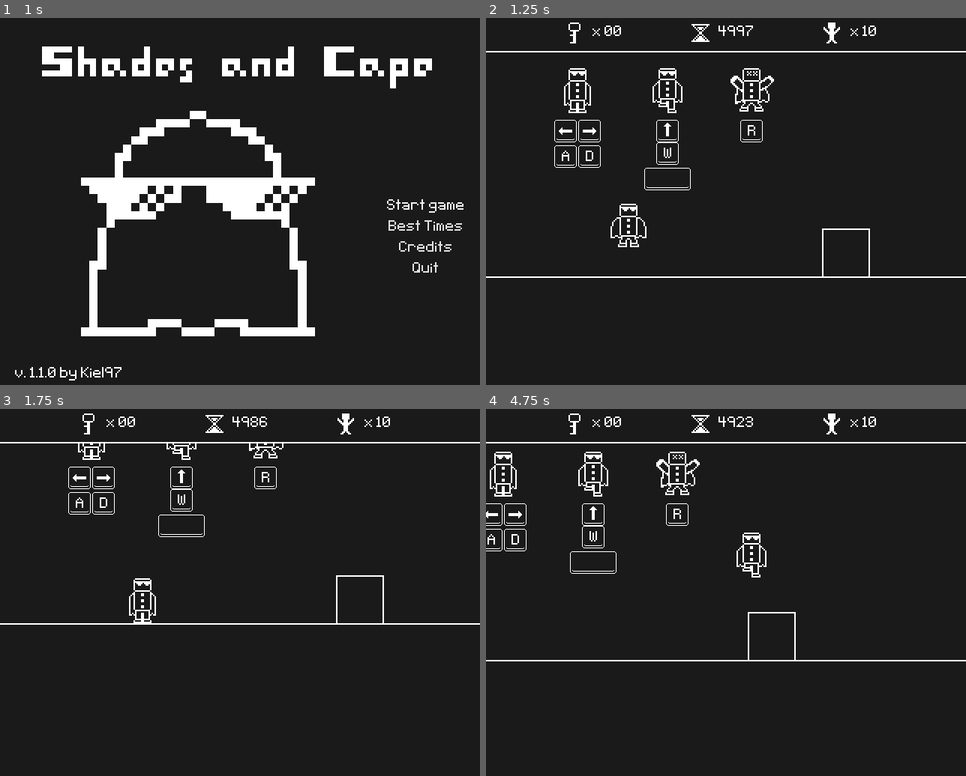
Above: before the commit, frames 1-4 (two rows, left to right).
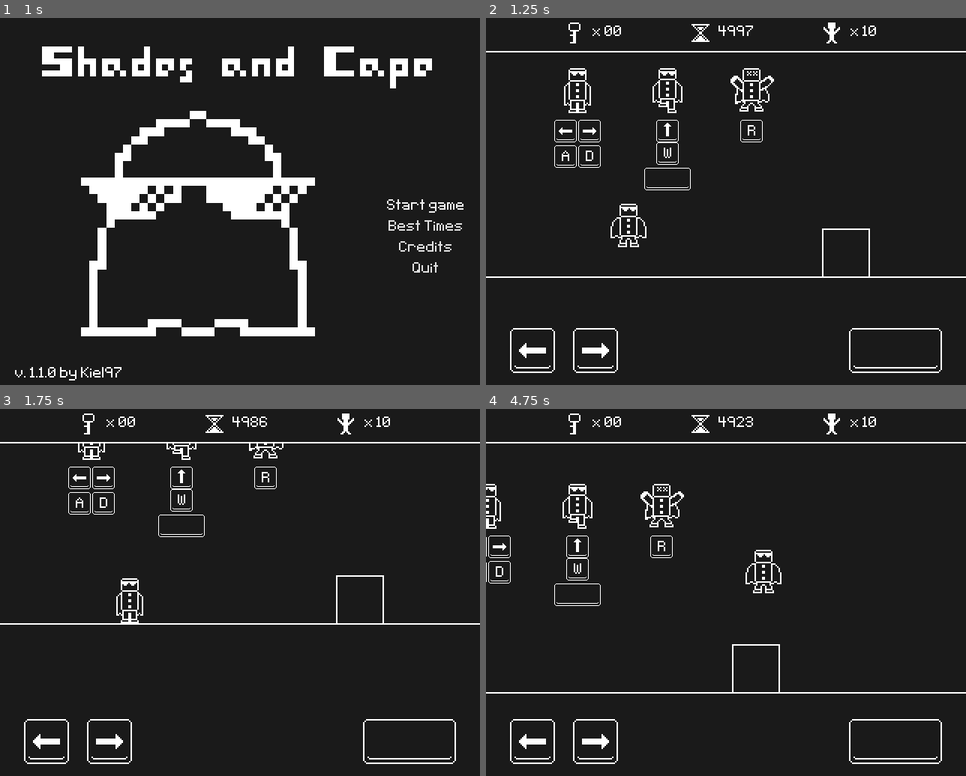
Above: after the commit, the same moments.

Repository: Kiel97/bialjam2019
Game: Godot game, scene res://Menu/MainMenu.tscn
Same seed, same stepped clock (60 frames per second), same inputs: the game is played once before the commit and once after it. Sound files missing from this copy of the repository are replaced by a short silence.
Inputs (mouse positions are in pixels of both pictures, inside the frame that each line leads up to):
- Up to frame 1 (1 s): click "Start game" at 0.5 s
- Up to frame 2 (1.25 s): no input
- Up to frame 3 (1.75 s): click (48, 742) at 1.27 s
- Up to frame 4 (4.75 s): click (596, 742) at 2.02 s; click (894, 742) at 2.77 s; tap Enter (enter) at 3.5, 4.35 s; hold Right (move_right) from 3.53 s (still down); tap Up (jump) at 3.6, 3.77, 4.07, 4.52, 4.55 s

Frame 1 is identical in both runs. In frame 2, 0.8% of the frame differs, in the area x 5-95%, y 84-97%; in frame 3, 1.2%; in frame 4, 4.4%, in the area x 0-100%, y 11-97%.

Commit message:
Added Touchpad to Hero's scene

Diff:
--- a/Bialjam2019/Hero/Hero.gd
+++ b/Bialjam2019/Hero/Hero.gd
@@ -21,6 +21,10 @@
 enum hero_states {IDLE, JUMP, FALL, DEAD, WIN}
 
 onready var timer : Timer = $Timer
+onready var touchpad : CanvasLayer = $Touchpad
+onready var left_button : TextureButton = $Touchpad/MarginContainer/VBoxContainer/HBoxContainer/HBoxContainer/LeftButton
+onready var right_button : TextureButton = $Touchpad/MarginContainer/VBoxContainer/HBoxContainer/HBoxContainer/RightButton
+onready var jump_button : TextureButton = $Touchpad/MarginContainer/VBoxContainer/HBoxContainer/JumpButton
 
 var velocity : Vector2 = Vector2()
 var state : int = hero_states.IDLE setget change_state
@@ -59,9 +63,9 @@
 	if Input.is_action_just_pressed("retry"):
 		die()
 
-	var left = Input.is_action_pressed("move_left")
-	var right = Input.is_action_pressed("move_right")
-	var jump = Input.is_action_just_pressed("jump")
+	var left = Input.is_action_pressed("move_left") || left_button.is_pressed()
+	var right = Input.is_action_pressed("move_right") || right_button.is_pressed()
+	var jump = Input.is_action_just_pressed("jump") || jump_button.is_pressed()
 
 	velocity.x = 0
 	if right:
--- a/Bialjam2019/Hero/Hero.tscn
+++ b/Bialjam2019/Hero/Hero.tscn
@@ -1,13 +1,14 @@
-[gd_scene load_steps=10 format=2]
+[gd_scene load_steps=11 format=2]
 
 [ext_resource path="res://Hero/Hero.gd" type="Script" id=1]
-[ext_resource path="res://HUD/HUD.tscn" type="PackedScene" id=2]
-[ext_resource path="res://Hero/Hero.png" type="Texture" id=3]
-[ext_resource path="res://Sound Effects/jump_2.wav" type="AudioStream" id=4]
-[ext_resource path="res://Sound Effects/die2.wav" type="AudioStream" id=5]
-[ext_resource path="res://Sound Effects/key_collect.wav" type="AudioStream" id=6]
-[ext_resource path="res://Sound Effects/gate_cage_open.wav" type="AudioStream" id=7]
-[ext_resource path="res://Sound Effects/win.wav" type="AudioStream" id=8]
+[ext_resource path="res://Touchpad.tscn" type="PackedScene" id=2]
+[ext_resource path="res://HUD/HUD.tscn" type="PackedScene" id=3]
+[ext_resource path="res://Hero/Hero.png" type="Texture" id=4]
+[ext_resource path="res://Sound Effects/jump_2.wav" type="AudioStream" id=5]
+[ext_resource path="res://Sound Effects/die2.wav" type="AudioStream" id=6]
+[ext_resource path="res://Sound Effects/key_collect.wav" type="AudioStream" id=7]
+[ext_resource path="res://Sound Effects/gate_cage_open.wav" type="AudioStream" id=8]
+[ext_resource path="res://Sound Effects/win.wav" type="AudioStream" id=9]
 
 [sub_resource type="RectangleShape2D" id=1]
 extents = Vector2( 10, 15 )
@@ -20,13 +21,16 @@
 "_edit_group_": true
 }
 
-[node name="HUD" parent="." instance=ExtResource( 2 )]
+[node name="Touchpad" parent="." instance=ExtResource( 2 )]
+
+[node name="HUD" parent="." instance=ExtResource( 3 )]
+layer = 2
 
 [node name="CollisionShape2D" type="CollisionShape2D" parent="."]
 shape = SubResource( 1 )
 
 [node name="Sprite" type="Sprite" parent="."]
-texture = ExtResource( 3 )
+texture = ExtResource( 4 )
 region_enabled = true
 region_rect = Rect2( 0, 0, 32, 32 )
 
--- a/Bialjam2019/Touchpad.tscn
+++ b/Bialjam2019/Touchpad.tscn
@@ -4,7 +4,9 @@
 [ext_resource path="res://Help Sprites/right_key.png" type="Texture" id=2]
 [ext_resource path="res://Help Sprites/space_key.png" type="Texture" id=3]
 
-[node name="Touchpad" type="MarginContainer"]
+[node name="Touchpad" type="CanvasLayer"]
+
+[node name="MarginContainer" type="MarginContainer" parent="."]
 anchor_right = 1.0
 anchor_bottom = 1.0
 custom_constants/margin_right = 15
@@ -12,46 +14,46 @@
 custom_constants/margin_left = 15
 custom_constants/margin_bottom = 15
 
-[node name="VBoxContainer" type="VBoxContainer" parent="."]
+[node name="VBoxContainer" type="VBoxContainer" parent="MarginContainer"]
 margin_left = 15.0
 margin_top = 15.0
 margin_right = 305.0
 margin_bottom = 241.0
 
-[node name="ExtraSpace" type="Control" parent="VBoxContainer"]
+[node name="ExtraSpace" type="Control" parent="MarginContainer/VBoxContainer"]
 margin_right = 290.0
 margin_bottom = 190.0
 size_flags_vertical = 3
 
-[node name="HBoxContainer" type="HBoxContainer" parent="VBoxContainer"]
+[node name="HBoxContainer" type="HBoxContainer" parent="MarginContainer/VBoxContainer"]
 margin_top = 194.0
 margin_right = 290.0
 margin_bottom = 226.0
 alignment = 1
 
-[node name="HBoxContainer" type="HBoxContainer" parent="VBoxContainer/HBoxContainer"]
+[node name="HBoxContainer" type="HBoxContainer" parent="MarginContainer/VBoxContainer/HBoxContainer"]
 margin_right = 74.0
 margin_bottom = 32.0
 custom_constants/separation = 10
 
-[node name="LeftButton" type="TextureButton" parent="VBoxContainer/HBoxContainer/HBoxContainer"]
+[node name="LeftButton" type="TextureButton" parent="MarginContainer/VBoxContainer/HBoxContainer/HBoxContainer"]
 margin_right = 32.0
 margin_bottom = 32.0
 texture_normal = ExtResource( 1 )
 
-[node name="RightButton" type="TextureButton" parent="VBoxContainer/HBoxContainer/HBoxContainer"]
+[node name="RightButton" type="TextureButton" parent="MarginContainer/VBoxContainer/HBoxContainer/HBoxContainer"]
 margin_left = 42.0
 margin_right = 74.0
 margin_bottom = 32.0
 texture_normal = ExtResource( 2 )
 
-[node name="ExtraSpace2" type="Control" parent="VBoxContainer/HBoxContainer"]
+[node name="ExtraSpace2" type="Control" parent="MarginContainer/VBoxContainer/HBoxContainer"]
 margin_left = 78.0
 margin_right = 222.0
 margin_bottom = 32.0
 size_flags_horizontal = 3
 
-[node name="JumpButton" type="TextureButton" parent="VBoxContainer/HBoxContainer"]
+[node name="JumpButton" type="TextureButton" parent="MarginContainer/VBoxContainer/HBoxContainer"]
 margin_left = 226.0
 margin_right = 290.0
 margin_bottom = 32.0
Not shown: 1 places in Bialjam2019/Hero/Hero.tscn that only renumber resources
